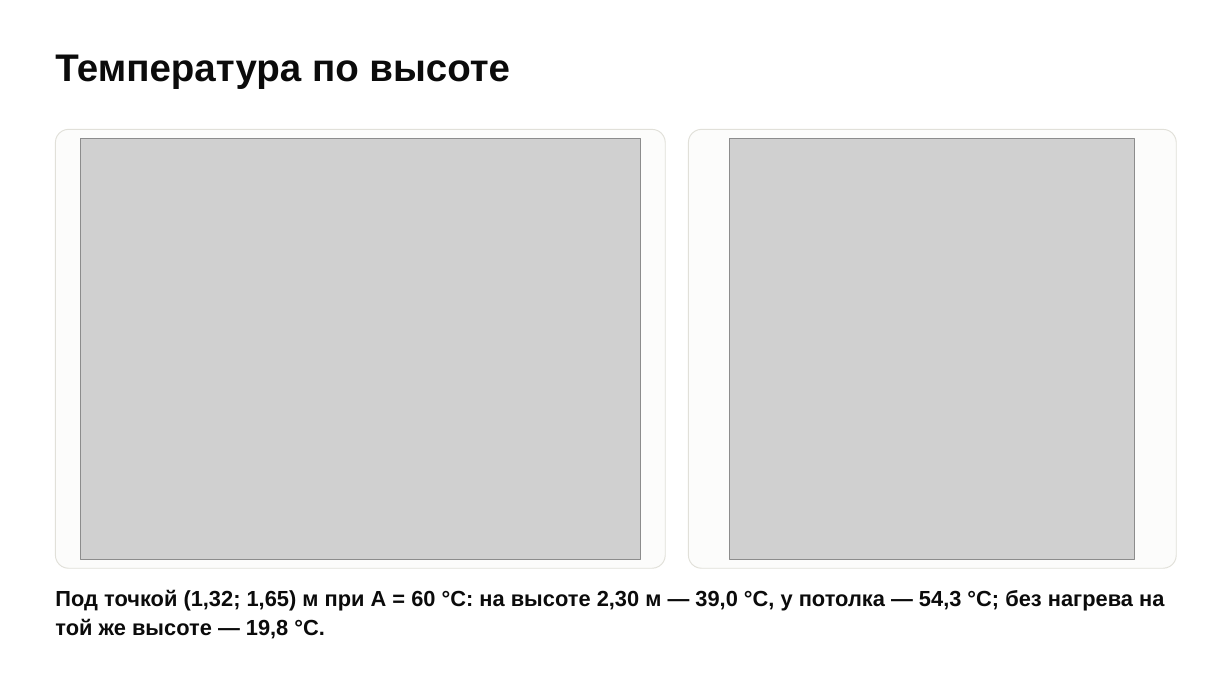
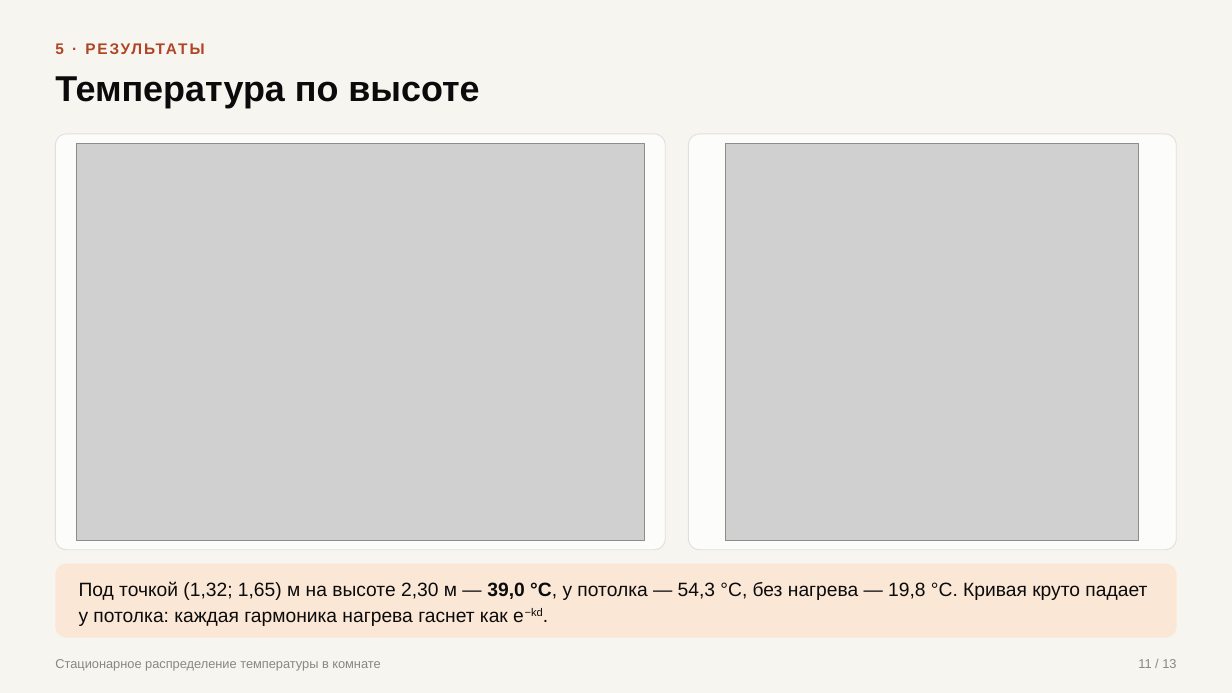
Before and after one commit to terMorel/computational-mathematics, a slide deck: slide 11 of PDE-Solver/presentation/PDE-Solver.pptx (slide 10 before the commit). Drawn at 1232x693 pixels with LibreOffice and Linux fonts; fonts in the diff are those of the drawing; grey boxes stand for pictures. Boxes give left, top, right and bottom in pixels: in the first picture for what was removed or moved away, otherwise in the second. Text is boxed around its words. In the diff, an @@ line names an element or a change of style, - is before the commit and + after.

```diff
--- a/PDE-Solver/presentation/PDE-Solver.pptx
+++ b/PDE-Solver/presentation/PDE-Solver.pptx
@@ background #FFFFFF to #F7F5F0 @@
@@ text added at (55, 43, 64, 54), 12 pt, text #B04526, bold @@
+5 · РЕЗУЛЬТАТЫ
@@ text "Температура по высоте": place and size @@
-text "Температура по высоте" at (55, 54, 510, 89)
+text "Температура по высоте" at (55, 76, 479, 108)
@@ text "Температура по высоте" at (55, 76, 479, 108): size 30 to 28 pt @@
@@ rounded rectangle: place and size @@
-rounded rectangle at (55, 129, 665, 568)
+rounded rectangle at (55, 134, 665, 550)
@@ rounded rectangle at (55, 134, 665, 550): proportions changed @@
@@ picture: place and size @@
-picture at (80, 139, 641, 559)
+picture at (77, 143, 644, 541)
@@ rounded rectangle at (689, 134, 1177, 550): proportions changed @@
@@ rounded rectangle: place and size @@
-rounded rectangle at (689, 129, 1177, 568)
+rounded rectangle at (689, 134, 1177, 550)
@@ picture: place and size @@
-picture at (730, 139, 1135, 559)
+picture at (726, 143, 1139, 541)
@@ rounded rectangle added at (55, 564, 1177, 638), fill #FBE7D6 @@
@@ text "Под точкой (1,32; 1,65) м ..." at (79, 581, 1147, 626): vertical alignment top to middle @@
@@ text at (79, 581, 1147, 626): text changed; size 17 to 15 pt; bold off @@
-Под точкой (1,32; 1,65) м при A = 60 °C: на высоте 2,30 м — 39,0 °C, у потолка — 54,3 °C; без нагрева на той же высоте — 19,8 °C.
+Под точкой (1,32; 1,65) м на высоте 2,30 м — 39,0 °C, у потолка — 54,3 °C, без нагрева — 19,8 °C. Кривая круто падает у потолка: каждая гармоника нагрева гаснет как e−kd.
@@ text added at (55, 659, 380, 671), 10 pt, text #898781 @@
+Стационарное распределение температуры в комнате
@@ text added at (1138, 659, 1176, 668), 10 pt, text #898781 @@
+11 / 13
```
Also in this commit, not shown: 3 other slides changed, 9 slides added, 8 slides removed, 2 other files.
